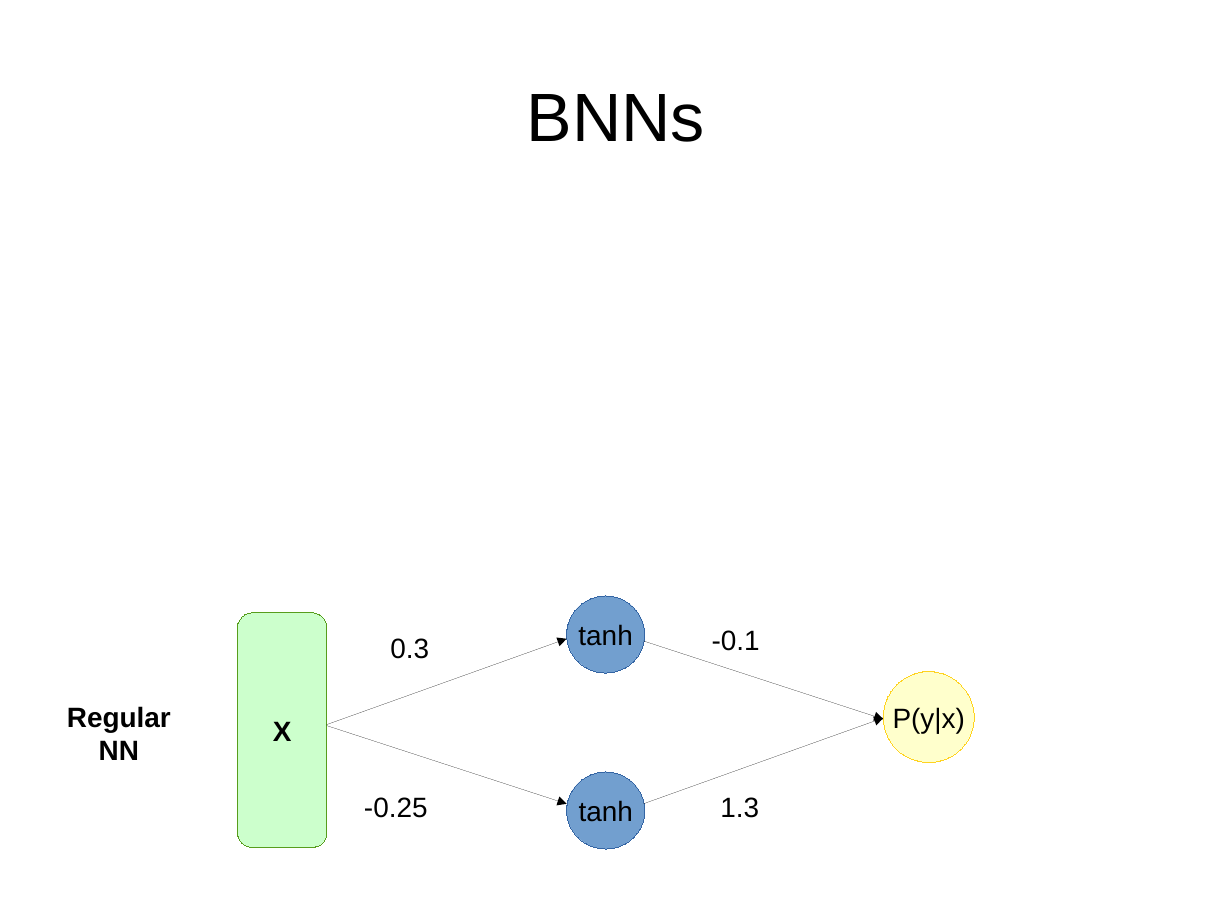
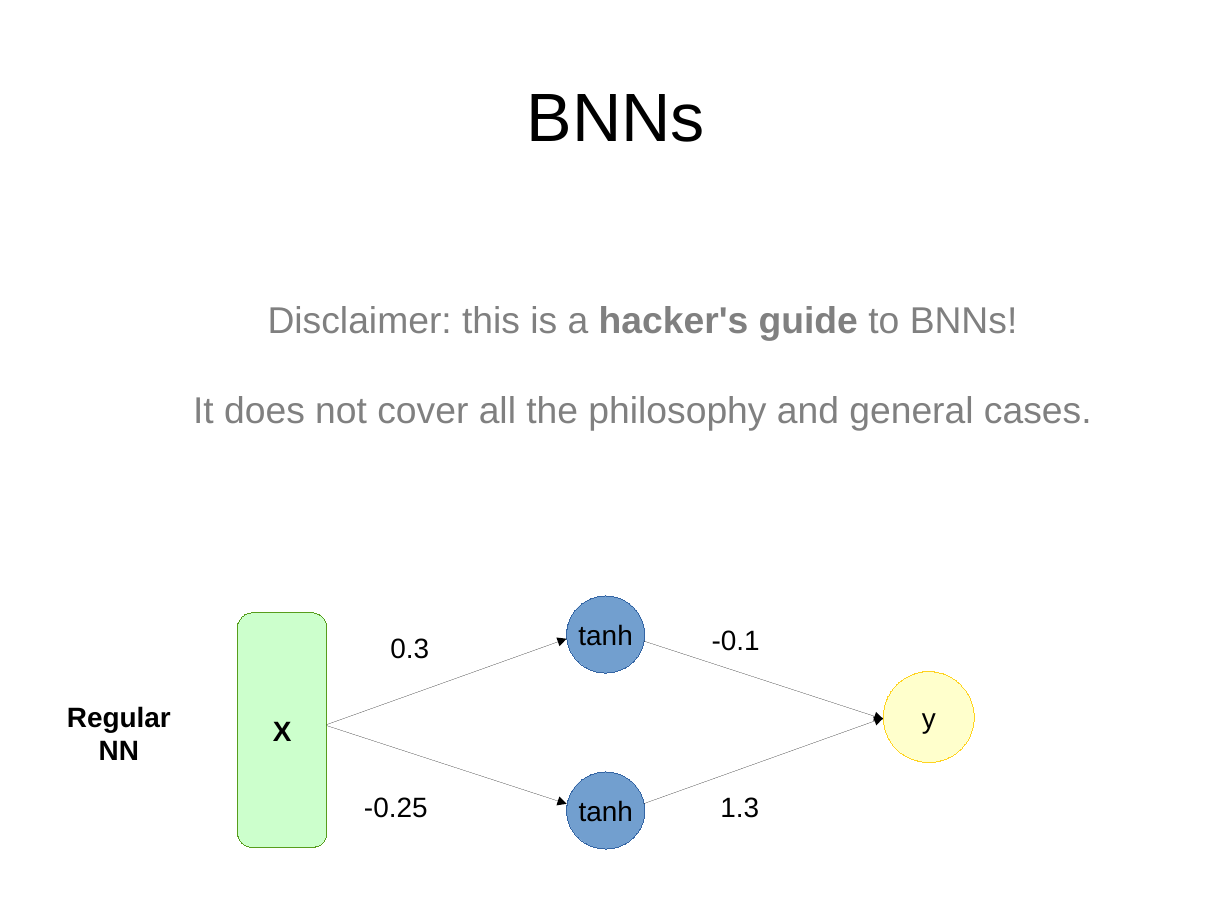
Before and after one commit to justheuristic/picsart_rl, a slide deck: slide 29 of day4/lecture_part1.odp (slide 31 before the commit). Drawn at 1232x924 pixels with LibreOffice and Linux fonts; fonts in the diff are those of the drawing. Boxes give left, top, right and bottom in pixels: in the first picture for what was removed or moved away, otherwise in the second. Text is boxed around its words. In the diff, an @@ line names an element or a change of style, - is before the commit and + after.

Commit message:
fix lecture titles, minor typos, major typos, etc.

```diff
--- a/day4/lecture_part1.odp
+++ b/day4/lecture_part1.odp
@@ text added at <box>193,306,1092,430</box>, 24 pt, text #808080 @@
+Disclaimer: this is a hacker's guide to BNNs!
+It does not cover all the philosophy and general cases.
@@ text in ellipse at <box>922,713,936,733</box>: text changed @@
-P(y|x)
+y
```
Also in this commit, not shown: 14 other slides changed, 3 slides added, 2 slides removed, 2 other files.
